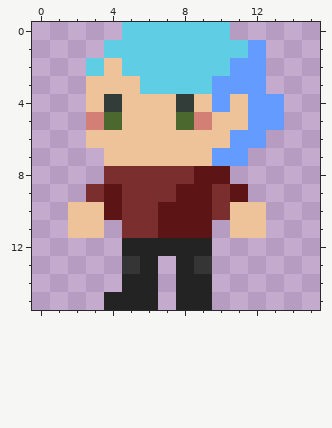
File history of a pixel-art sprite, assets/graphics/characters/player.png. The first picture shows the starting point.
The file is 16x16 pixels. Colours within 5 levels of each other are drawn and written as one.
Once edited:
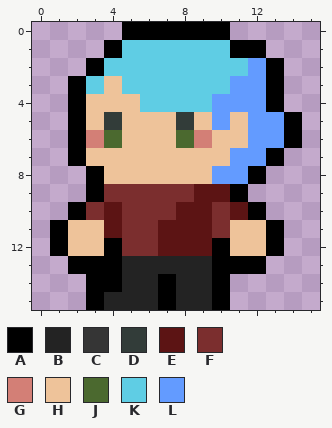
Palette (. is transparent): A #000000  B #232323  C #353535  D #323c39  E #5c1414  F #7b2e2e  G #d37f76  H #eec39a  J #4b692f  K #5fcde4  L #639bff
The edit:
@@ x 0..15 @@
- 0 .....KKKKKK.....
- 1 ....KKKKKKKKL...
- 2 ...KHKKKKKKLL...
- 3 ...HHHKKKKLLL...
- 4 ...HDHHHDHLHLL..
- 5 ...GJHHHJGHHLL..
- 6 ...HHHHHHHHLL...
- 7 ....HHHHHHLL....
- 8 ....FFFFFEE.....
- 9 ...FEFFFEEFE....
-10 ..HHEFFEEEFHH...
-11 ..HH.FFEEE.HH...
-12 .....BBBBB......
-13 .....CB.BC......
-14 .....BB.BB......
-15 ....BBB.BB......
+ 0 .....AAAAAA.....
+ 1 ....AKKKKKKAA...
+ 2 ...AKKKKKKKKLA..
+ 3 ..AKHKKKKKKLLA..
+ 4 ..AHHHKKKKLLLA..
+ 5 ..AHDHHHDHLHLLA.
+ 6 ..AGJHHHJGHHLLA.
+ 7 ..AHHHHHHHHLLA..
+ 8 ...AHHHHHHLLA...
+ 9 ...AFFFFFEEA....
+10 ..AFEFFFEEFEA...
+11 .AHHEFFEEEFHHA..
+12 .AHHAFFEEEAHHA..
+13 ..AAABBBBBAAA...
+14 ...AABBABBA.....
+15 ...ABBBABBA.....
Boxes around the changes in both pictures, in picture pixels (x1, y1, x2, y2):
changed: (50, 22, 302, 310)
